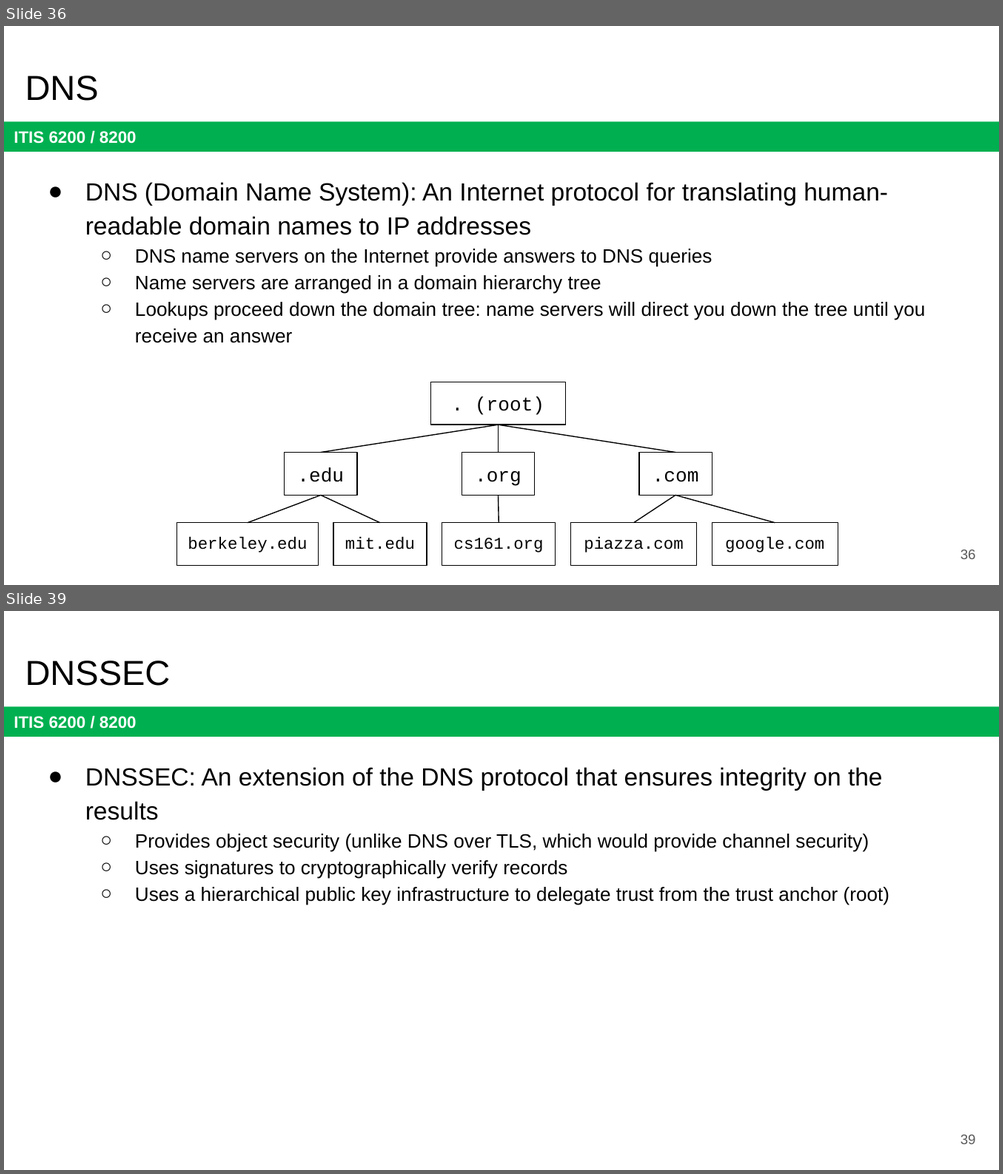
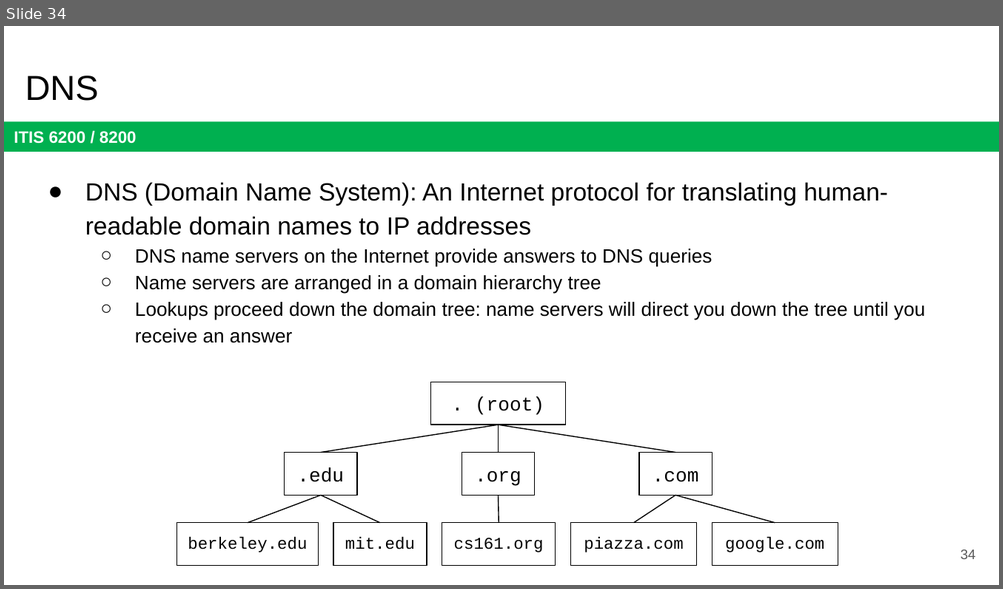
Before and after one commit to jx5c/github.io, a slide deck: teaching/ITIS6200/2023fa/lectures/lec15.ARP.pptx. Shown one above the other, each under a label of ours: slides 36 and 39 before the commit, slide 34 after it; the slides between them are not shown. The pictures are 1003x1174 and 1003x589 pixels, drawn with LibreOffice and Linux fonts; fonts in the diff are those of the drawing. Boxes give left, top, right and bottom in pixels: in the first picture for what was removed or moved away, otherwise in the second. Text is boxed around its words. In the diff, an @@ line names an element or a change of style, - is before the commit and + after.

```diff
--- a/teaching/ITIS6200/2023fa/lectures/lec15.ARP.pptx
+++ b/teaching/ITIS6200/2023fa/lectures/lec15.ARP.pptx
@@ slide 39 removed at box(4, 611, 999, 1170), background #FFFFFF; not listed: 1 template element that a slide beside it also shows @@
@@ title removed at box(25, 661, 170, 686) @@
-DNSSEC
@@ text removed at box(85, 767, 889, 906) @@
-● DNSSEC: An extension of the DNS protocol that ensures integrity on the results
-  ○ Provides object security (unlike DNS over TLS, which would provide channel security)
-  ○ Uses signatures to cryptographically verify records
-  ○ Uses a hierarchical public key infrastructure to delegate trust from the trust anchor (root)
@@ page number removed at box(960, 1135, 976, 1145) @@
-39
@@ what was slide 36 is now slide 34 @@
@@ page number at box(960, 550, 976, 560): text changed @@
-36
+34
```
Also in this commit, not shown: 9 slides changed, 3 other slides removed, 1 other file.
